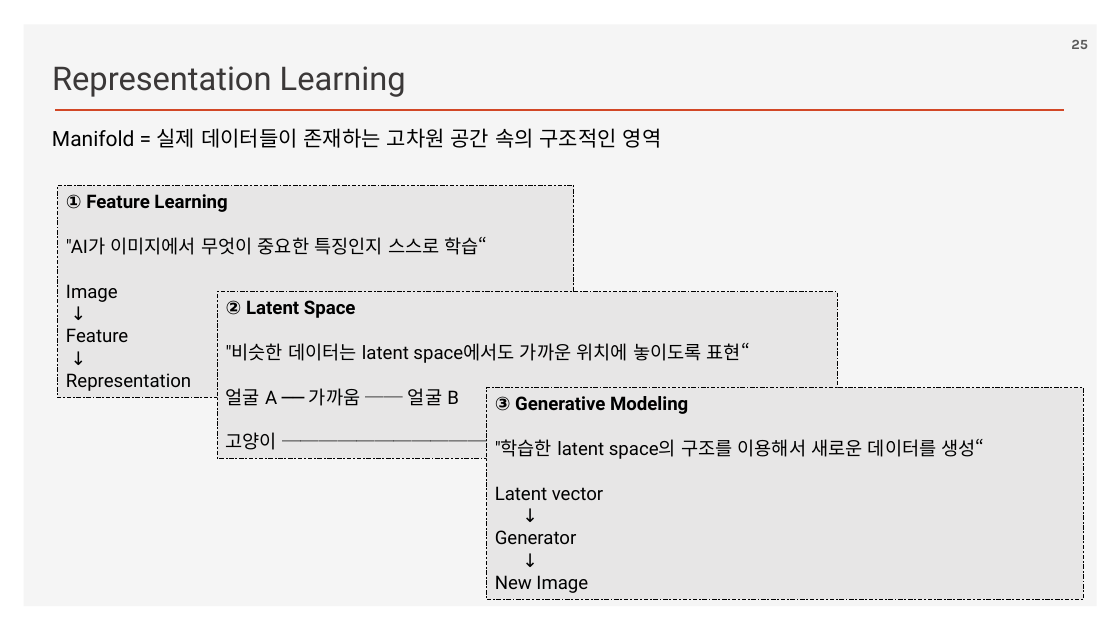
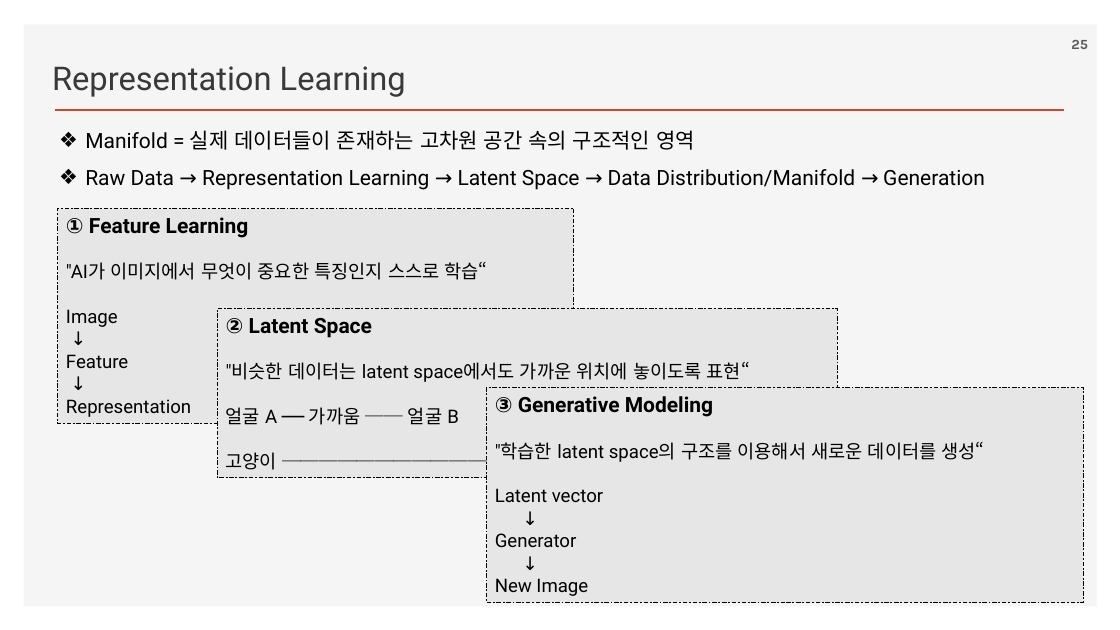
Before and after one commit to ancestor9/2026_Fall_AI-Literacy, a slide deck: slide 25 of Generative Deep Learning.pptx. Drawn at 1120x630 pixels with LibreOffice and Linux fonts; fonts in the diff are those of the drawing; background and template pictures are left out. Boxes give left, top, right and bottom in pixels: in the first picture for what was removed or moved away, otherwise in the second. Text is boxed around its words. In the diff, an @@ line names an element or a change of style, - is before the commit and + after.

```diff
--- a/Generative Deep Learning.pptx
+++ b/Generative Deep Learning.pptx
@@ text "Manifold = 실제 데이터들이 존재하는 ...": place and size @@
-text "Manifold = 실제 데이터들이 존재하는 ..." at [52,128,662,148]
+text "Manifold = 실제 데이터들이 존재하는 ..." at [85,130,985,190]
@@ text at [85,130,695,150]: bullet none to ❖; line spacing 1 to 1.5 @@
@@ text at [85,169,985,190]: paragraph added @@
+❖ Raw Data → Representation Learning → Latent Space → Data Distribution/Manifold → Generation
@@ rectangle "① Feature Learning": place and size @@
-rectangle "① Feature Learning" at [58,186,575,397]
+rectangle "① Feature Learning" at [58,208,575,423]
@@ text in rectangle at [66,217,249,238]: size 16 to 18 pt in "① Feature Learning" @@
@@ rectangle "② Latent Space": place and size @@
-rectangle "② Latent Space" at [218,292,838,459]
+rectangle "② Latent Space" at [218,308,838,478]
@@ text in rectangle at [226,318,372,338]: size 16 to 18 pt in "② Latent Space" @@
@@ text in rectangle at [495,396,713,417]: size 16 to 18 pt in "③ Generative Modeling" @@
```
Also in this commit, not shown: 1 other slide changed, 4 slides added, 2 slides removed.
